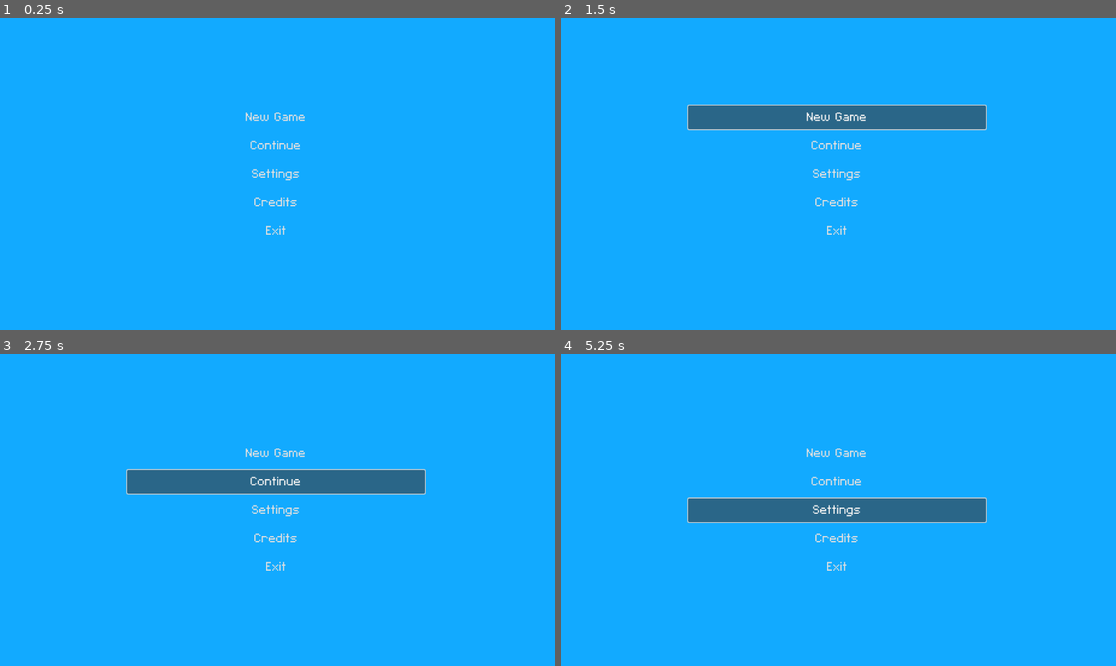
Above: before the commit, frames 1-4 (two rows, left to right).
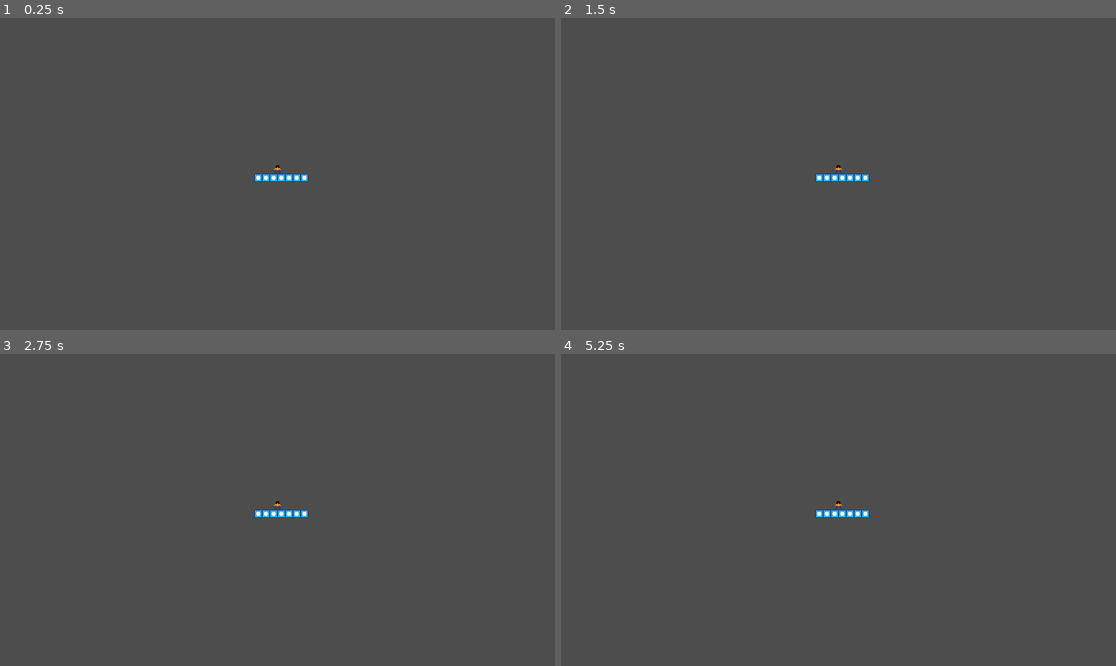
Above: after the commit, the same moments.

Repository: phoenixstears/gamejam-platformer-prep
Game: Godot game, scene res://scenes/level1.tscn
Two runs of this game, one before a commit and one after it. Both use one fixed random seed, a clock stepped at 60 frames per second and the inputs below. Before the commit the project starts from res://scenes/main_menu.tscn.
Inputs (mouse positions are in pixels of both pictures, inside the frame that each line leads up to):
- Up to frame 1 (0.25 s): no input
- Up to frame 2 (1.5 s): click (838, 117) at 0.5 s, where only the run before the commit has a clickable "New Game"; click (838, 117) at 1.25 s, where only the run before the commit has a clickable "New Game"
- Up to frame 3 (2.75 s): click (277, 481) at 2 s, where only the run before the commit has a clickable "Continue"
- Up to frame 4 (5.25 s): click (838, 481) at 2.75 s, where only the run before the commit has a clickable "Continue"; click (838, 453) at 3.5 s, where only the run before the commit has a clickable "New Game"; click (838, 481) at 4.25 s, where only the run before the commit has a clickable "Continue"; click (838, 510) at 5 s, where only the run before the commit has a clickable "Settings"

The runs differ from the first frame. In frame 1, 100% of the frame differs, in the area x 0-100%, y 0-100%; in frame 2, 100%; in frame 3, 100%; in frame 4, 100%.

Commit message:
added stuff

Diff:
--- a/project.godot
+++ b/project.godot
@@ -11,6 +11,10 @@
 [application]
 
 config/name="GameJam Platformer Prep"
-run/main_scene="uid://hfq2tgtg85nh"
+run/main_scene="uid://c3vigjbsgmn63"
 config/features=PackedStringArray("4.4", "Forward Plus")
 config/icon="res://icon.svg"
+
+[rendering]
+
+textures/canvas_textures/default_texture_filter=0
--- /dev/null
+++ b/scenes/level1.tscn
@@ -0,0 +1,42 @@
+[gd_scene load_steps=11 format=4 uid="uid://c3vigjbsgmn63"]
+
+[ext_resource type="Texture2D" uid="uid://r2cv6nrib8ec" path="res://Assets/Sprites/underground_tile.png" id="1_ru4tf"]
+[ext_resource type="Texture2D" uid="uid://c1n03pjnh84wu" path="res://Assets/Sprites/ground_bllue_tile.png" id="2_6sh32"]
+[ext_resource type="Texture2D" uid="uid://3cdhawyos03l" path="res://Assets/Sprites/ground_pink_tile.png" id="3_ejswk"]
+[ext_resource type="Texture2D" uid="uid://c4015jk4jomyg" path="res://Assets/Sprites/ground_yellow_tile.png" id="4_bbk5w"]
+[ext_resource type="PackedScene" uid="uid://buw1ngag5uai4" path="res://scenes/player.tscn" id="5_conm7"]
+
+[sub_resource type="TileSetAtlasSource" id="TileSetAtlasSource_d3jkd"]
+texture = ExtResource("1_ru4tf")
+0:0/0 = 0
+
+[sub_resource type="TileSetAtlasSource" id="TileSetAtlasSource_u3awl"]
+texture = ExtResource("2_6sh32")
+0:0/0 = 0
+
+[sub_resource type="TileSetAtlasSource" id="TileSetAtlasSource_2ku1j"]
+texture = ExtResource("3_ejswk")
+0:0/0 = 0
+
+[sub_resource type="TileSetAtlasSource" id="TileSetAtlasSource_f31uk"]
+texture = ExtResource("4_bbk5w")
+0:0/0 = 0
+
+[sub_resource type="TileSet" id="TileSet_gnai3"]
+sources/0 = SubResource("TileSetAtlasSource_d3jkd")
+sources/1 = SubResource("TileSetAtlasSource_u3awl")
+sources/2 = SubResource("TileSetAtlasSource_2ku1j")
+sources/3 = SubResource("TileSetAtlasSource_f31uk")
+
+[node name="Level1" type="Node"]
+
+[node name="TileMapLayer" type="TileMapLayer" parent="."]
+tile_map_data = PackedByteArray("AAD+/wAAAQAAAAAAAAD//wAAAQAAAAAAAAAAAAAAAQAAAAAAAAABAAAAAQAAAAAAAAACAAAAAQAAAAAAAAADAAAAAQAAAAAAAAD9/wAAAQAAAAAAAAA=")
+tile_set = SubResource("TileSet_gnai3")
+
+[node name="TileMapLayer2" type="TileMapLayer" parent="."]
+
+[node name="Player" parent="." instance=ExtResource("5_conm7")]
+position = Vector2(0, -10.95)
+
+[node name="Camera2D" type="Camera2D" parent="."]
--- /dev/null
+++ b/scenes/player.tscn
@@ -0,0 +1,37 @@
+[gd_scene load_steps=5 format=3 uid="uid://buw1ngag5uai4"]
+
+[ext_resource type="Texture2D" uid="uid://bsp6kr2jtu37d" path="res://Assets/Sprites/dancer_idle.png" id="1_3vyb7"]
+
+[sub_resource type="AtlasTexture" id="AtlasTexture_g2els"]
+atlas = ExtResource("1_3vyb7")
+region = Rect2(0, 0, 16, 16)
+
+[sub_resource type="AtlasTexture" id="AtlasTexture_qhqgy"]
+atlas = ExtResource("1_3vyb7")
+region = Rect2(16, 0, 16, 16)
+
+[sub_resource type="SpriteFrames" id="SpriteFrames_dqkch"]
+animations = [{
+"frames": [{
+"duration": 1.0,
+"texture": SubResource("AtlasTexture_g2els")
+}, {
+"duration": 1.0,
+"texture": SubResource("AtlasTexture_qhqgy")
+}],
+"loop": true,
+"name": &"default",
+"speed": 5.0
+}]
+
+[node name="Player" type="CharacterBody2D"]
+
+[node name="AnimatedSprite2D" type="AnimatedSprite2D" parent="."]
+sprite_frames = SubResource("SpriteFrames_dqkch")
+frame = 1
+frame_progress = 0.0132464
+speed_scale = 0.5
+
+[node name="CollisionShape2D" type="CollisionPolygon2D" parent="."]
+position = Vector2(0, 1.5)
+polygon = PackedVector2Array(3, -7.5, -3, -7.5, -7, 6.5, 7, 6.5)
Not shown: 1 places in scenes/Credits.tscn that only renumber resources
Not shown: 1 places in scenes/main_menu.tscn that only renumber resources
